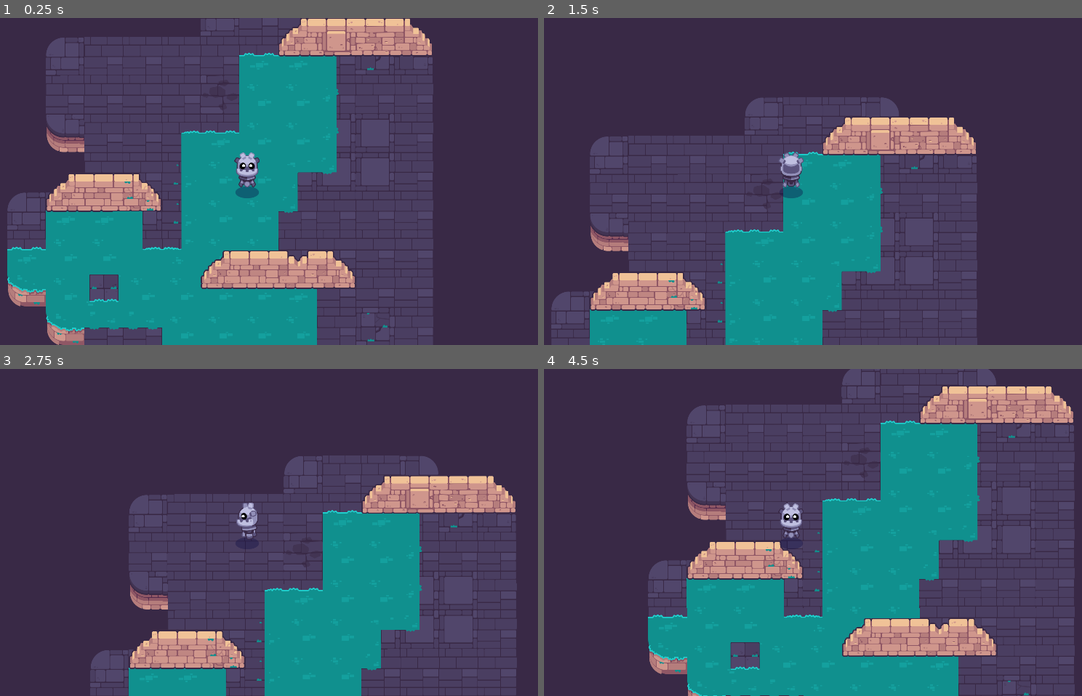
Above: before the commit, frames 1-4 (two rows, left to right).
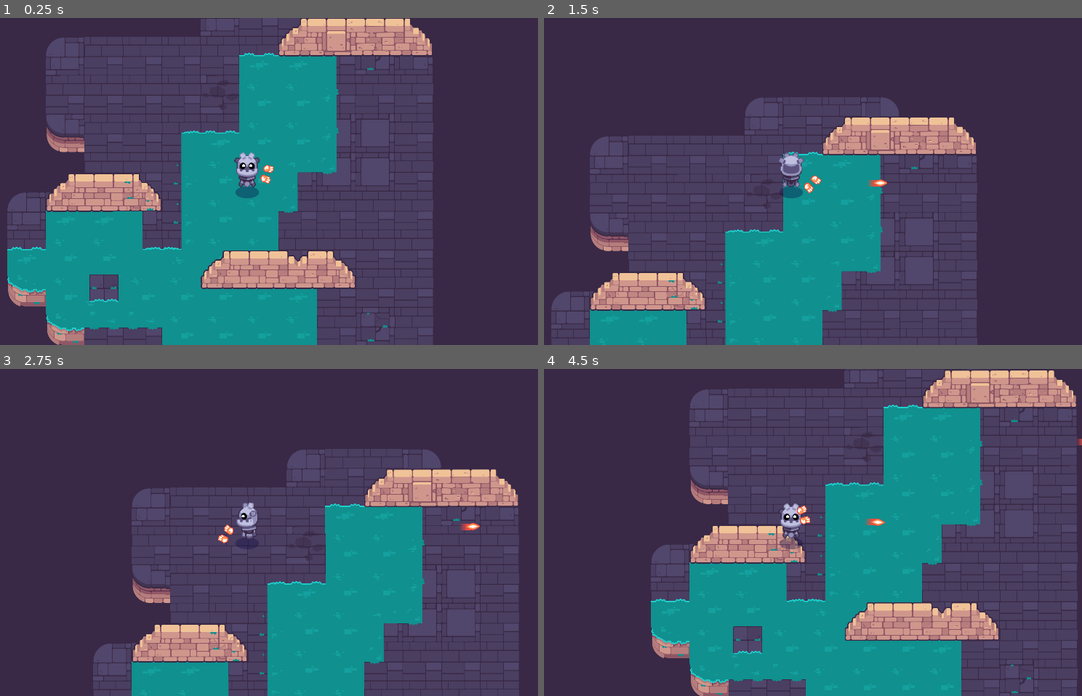
Above: after the commit, the same moments.

Repository: ellaclz/Path-of-Sorcerers-Game
Game: Godot game, scene res://background.tscn
The game is run twice, just before and just after one commit, with the same random seed, the same clock (stepped at 60 frames per second) and the same inputs. This scene is started directly instead of the project's main scene.
Inputs (mouse positions are in pixels of both pictures, inside the frame that each line leads up to):
- Up to frame 1 (0.25 s): no input
- Up to frame 2 (1.5 s): tap Enter at 0.5 s; move the mouse to (764, 246) at 0.52 s; hold W (move_up) 0.53-1.25 s; click (764, 246) at 0.6 s; tap Space at 0.77 s; right-click (764, 246) at 0.8 s; drag from (963, 230) to (764, 246) at 1.27 s
- Up to frame 3 (2.75 s): move the mouse to (75, 483) at 2.02 s; hold A (move_left) from 2.03 s (still down); tap Up (aim_up, bound only after the commit) at 2.1 s; click (75, 483) at 2.3 s
- Up to frame 4 (4.5 s): release A (move_left) at 2.75 s; drag from (818, 532) to (619, 483) at 2.77 s; tap Space at 3.5, 3.77 s; move the mouse to (705, 450) at 3.52 s; hold S (move_down) 3.53-4.25 s; right-click (705, 450) at 3.6 s; click (705, 450) at 3.67 s; tap Up (aim_up, bound only after the commit) at 3.8 s; drag from (920, 516) to (705, 450) at 4.27 s

The runs differ from the first frame. In frame 1, less than 0.1% of the frame differs, in the area x 48-51%, y 44-51%; in frame 2, 0.1%; in frame 3, 12%; in frame 4, 23%, in the area x 19-100%, y 0-100%.

Commit message:
L6 L7 both

Diff:
--- a/M10.twin_stick_workbook/bullet.gd
+++ b/M10.twin_stick_workbook/bullet.gd
@@ -1,15 +1,12 @@
 class_name Bullet extends Area2D
 
-@export var speed := 750
-
-var max_range := 1000.0
-
-var _traveled_distance = 0.0
+@export var speed := 100.0
+@export var max_range := 200.0
+@export var _traveled_distance = 0.0
 
 func _physics_process(delta: float) -> void:
 	var distance := speed * delta
 	var motion := Vector2.RIGHT.rotated(rotation) * distance
-
 	position += motion
 
 	_traveled_distance += distance
--- /dev/null
+++ b/M10.twin_stick_workbook/node.tscn
@@ -0,0 +1,18 @@
+[gd_scene load_steps=5 format=3 uid="uid://ddepj4dpc4x5n"]
+
+[ext_resource type="PackedScene" uid="uid://cu2rb5dl4ljte" path="res://levels/rooms/room_a.tscn" id="1_4n0tm"]
+[ext_resource type="PackedScene" uid="uid://bkw5ln4pbpe1g" path="res://player/character_body_2d.tscn" id="2_1cg7f"]
+[ext_resource type="PackedScene" uid="uid://mi2gifukly3b" path="res://bullet.tscn" id="3_bnn50"]
+[ext_resource type="PackedScene" uid="uid://dr5e60wif1vj6" path="res://weapon.tscn" id="4_086gl"]
+
+[node name="Node" type="Node"]
+
+[node name="RoomA" parent="." instance=ExtResource("1_4n0tm")]
+
+[node name="Player" parent="." instance=ExtResource("2_1cg7f")]
+position = Vector2(752, 220)
+
+[node name="Bullet" parent="." instance=ExtResource("3_bnn50")]
+position = Vector2(791, 219)
+
+[node name="weapon" parent="." instance=ExtResource("4_086gl")]
--- a/M10.twin_stick_workbook/player/character_body_2d.tscn
+++ b/M10.twin_stick_workbook/player/character_body_2d.tscn
@@ -1,9 +1,12 @@
-[gd_scene load_steps=6 format=3 uid="uid://bkw5ln4pbpe1g"]
+[gd_scene load_steps=9 format=3 uid="uid://bkw5ln4pbpe1g"]
 
 [ext_resource type="Script" path="res://player/character_body_2d.gd" id="1_el4rr"]
 [ext_resource type="Texture2D" uid="uid://bw03btxpkxde4" path="res://player/godot_bottom.png" id="1_x4h6u"]
 [ext_resource type="PackedScene" uid="uid://ju8pccnwk60c" path="res://common/shadow.tscn" id="2_dyatv"]
 [ext_resource type="Script" path="res://player/sprite_2d.gd" id="3_bomga"]
+[ext_resource type="Script" path="res://player/weapon_pivot.gd" id="5_02mcw"]
+[ext_resource type="PackedScene" uid="uid://dr5e60wif1vj6" path="res://weapon.tscn" id="5_e142p"]
+[ext_resource type="Texture2D" uid="uid://dekkcmj408pvt" path="res://player/hand_fire.png" id="6_gvn5n"]
 
 [sub_resource type="CircleShape2D" id="CircleShape2D_plyjt"]
 radius = 18.0278
@@ -25,3 +28,26 @@
 position = Vector2(0, 36)
 
 [node name="Camera2D" type="Camera2D" parent="."]
+
+[node name="WeaponPivot" type="Node2D" parent="."]
+script = ExtResource("5_02mcw")
+
+[node name="WeaponAnchor" type="Marker2D" parent="WeaponPivot"]
+unique_name_in_owner = true
+position = Vector2(65, -25)
+rotation = 0.311502
+
+[node name="weapon" parent="WeaponPivot/WeaponAnchor" instance=ExtResource("5_e142p")]
+
+[node name="HandLeft" type="Sprite2D" parent="WeaponPivot/WeaponAnchor"]
+position = Vector2(1, -18)
+rotation = -0.23911
+scale = Vector2(0.656243, 0.682939)
+texture = ExtResource("6_gvn5n")
+
+[node name="HandRight" type="Sprite2D" parent="WeaponPivot/WeaponAnchor"]
+position = Vector2(2, 18)
+rotation = 0.170971
+scale = Vector2(0.670828, 0.696094)
+texture = ExtResource("6_gvn5n")
+flip_v = true
--- /dev/null
+++ b/M10.twin_stick_workbook/player/weapon_pivot.gd
@@ -0,0 +1,22 @@
+extends Node2D
+
+var is_using_gamepad := false
+
+@onready var _weapon_anchor: Marker2D = %WeaponAnchor
+
+func _unhandled_input(event: InputEvent) -> void:
+	if event is InputEventMouseMotion or event is InputEventKey:
+		is_using_gamepad = false
+
+func _process(delta: float) -> void:
+	var aim_direction := Vector2.ZERO
+	if is_using_gamepad:
+		aim_direction = Input.get_vector("aim_left", "aim_right", "aim_up", "move_down")
+	else:
+		aim_direction= global_position.direction_to(get_global_mouse_position())
+	if aim_direction.length() > 0.1:
+		rotation = aim_direction.angle()
+
+	z_index = 3
+	if aim_direction.y < 0.0:
+		z_index = 1
--- a/M10.twin_stick_workbook/project.godot
+++ b/M10.twin_stick_workbook/project.godot
@@ -75,25 +75,47 @@
 move_up={
 "deadzone": 0.5,
 "events": [Object(InputEventKey,"resource_local_to_scene":false,"resource_name":"","device":-1,"window_id":0,"alt_press …(192 unchanged characters)…
-, Object(InputEventKey,"resource_local_to_scene":false,"resource_name":"","device":-1,"window_id":0,"alt_pressed":false,"shift_pressed":false,"ctrl_pressed":false,"meta_pressed":false,"pressed":false,"keycode":0,"physical_keycode":4194320,"key_label":0,"unicode":0,"location":0,"echo":false,"script":null)
 ]
 }
 move_down={
 "deadzone": 0.5,
 "events": [Object(InputEventKey,"resource_local_to_scene":false,"resource_name":"","device":-1,"window_id":0,"alt_press …(192 unchanged characters)…
-, Object(InputEventKey,"resource_local_to_scene":false,"resource_name":"","device":-1,"window_id":0,"alt_pressed":false,"shift_pressed":false,"ctrl_pressed":false,"meta_pressed":false,"pressed":false,"keycode":0,"physical_keycode":4194322,"key_label":0,"unicode":0,"location":0,"echo":false,"script":null)
 ]
 }
 move_right={
 "deadzone": 0.5,
 "events": [Object(InputEventKey,"resource_local_to_scene":false,"resource_name":"","device":-1,"window_id":0,"alt_press …(192 unchanged characters)…
-, Object(InputEventKey,"resource_local_to_scene":false,"resource_name":"","device":-1,"window_id":0,"alt_pressed":false,"shift_pressed":false,"ctrl_pressed":false,"meta_pressed":false,"pressed":false,"keycode":0,"physical_keycode":4194321,"key_label":0,"unicode":0,"location":0,"echo":false,"script":null)
 ]
 }
 move_left={
 "deadzone": 0.5,
 "events": [Object(InputEventKey,"resource_local_to_scene":false,"resource_name":"","device":-1,"window_id":0,"alt_press …(191 unchanged characters)…
-, Object(InputEventKey,"resource_local_to_scene":false,"resource_name":"","device":-1,"window_id":0,"alt_pressed":false,"shift_pressed":false,"ctrl_pressed":false,"meta_pressed":false,"pressed":false,"keycode":0,"physical_keycode":4194319,"key_label":0,"unicode":0,"location":0,"echo":false,"script":null)
+]
+}
+shoot={
+"deadzone": 0.5,
+"events": [Object(InputEventMouseButton,"resource_local_to_scene":false,"resource_name":"","device":-1,"window_id":0,"alt_pressed":false,"shift_pressed":false,"ctrl_pressed":false,"meta_pressed":false,"button_mask":1,"position":Vector2(626, 20),"global_position":Vector2(645, 111),"factor":1.0,"button_index":1,"canceled":false,"pressed":true,"double_click":false,"script":null)
+, Object(InputEventKey,"resource_local_to_scene":false,"resource_name":"","device":-1,"window_id":0,"alt_pressed":false,"shift_pressed":false,"ctrl_pressed":false,"meta_pressed":false,"pressed":false,"keycode":0,"physical_keycode":32,"key_label":0,"unicode":32,"location":0,"echo":false,"script":null)
+]
+}
+aim_left={
+"deadzone": 0.5,
+"events": [Object(InputEventMouseButton,"resource_local_to_scene":false,"resource_name":"","device":-1,"window_id":0,"alt_pressed":false,"shift_pressed":false,"ctrl_pressed":false,"meta_pressed":false,"button_mask":0,"position":Vector2(0, 0),"global_position":Vector2(0, 0),"factor":1.0,"button_index":1,"canceled":false,"pressed":false,"double_click":false,"script":null)
+]
+}
+aim_right={
+"deadzone": 0.5,
+"events": [Object(InputEventMouseButton,"resource_local_to_scene":false,"resource_name":"","device":-1,"window_id":0,"alt_pressed":false,"shift_pressed":false,"ctrl_pressed":false,"meta_pressed":false,"button_mask":0,"position":Vector2(0, 0),"global_position":Vector2(0, 0),"factor":1.0,"button_index":2,"canceled":false,"pressed":false,"double_click":false,"script":null)
+]
+}
+aim_up={
+"deadzone": 0.5,
+"events": [Object(InputEventKey,"resource_local_to_scene":false,"resource_name":"","device":0,"window_id":0,"alt_pressed":false,"shift_pressed":false,"ctrl_pressed":false,"meta_pressed":false,"pressed":false,"keycode":0,"physical_keycode":4194320,"key_label":0,"unicode":0,"location":0,"echo":false,"script":null)
+]
+}
+aim_down={
+"deadzone": 0.5,
+"events": [Object(InputEventKey,"resource_local_to_scene":false,"resource_name":"","device":0,"window_id":0,"alt_pressed":false,"shift_pressed":false,"ctrl_pressed":false,"meta_pressed":false,"pressed":false,"keycode":0,"physical_keycode":4194322,"key_label":0,"unicode":0,"location":0,"echo":false,"script":null)
 ]
 }
 
--- /dev/null
+++ b/M10.twin_stick_workbook/weapon.gd
@@ -0,0 +1,20 @@
+class_name weapon extends Node2D
+
+@export var bullet_scene: PackedScene = preload("res://bullet.tscn")
+
+@export_range(0.0, 360.0, 1.0, "radians_as_degrees") var random_angle := PI / 12.0
+@export_range(100.0, 2000.0, 1.0) var max_range := 2000.0
+@export_range(100.0, 3000.0, 1.0) var max_bullet_speed := 1500.0
+
+func _physics_process(delta: float) -> void:
+	if Input.is_action_just_pressed("shoot"):
+		shoot()
+
+func shoot() -> void:
+	var bullet: Node = bullet_scene.instantiate()
+	get_tree().current_scene.add_child(bullet)
+	bullet.global_position = global_position
+	bullet.global_rotation = global_rotation
+	bullet.max_range = max_range
+	bullet.speed = max_bullet_speed
+	bullet.rotation = randf_range(-random_angle / 5.0, random_angle / 5.0)
--- /dev/null
+++ b/M10.twin_stick_workbook/weapon.tscn
@@ -0,0 +1,6 @@
+[gd_scene load_steps=2 format=3 uid="uid://dr5e60wif1vj6"]
+
+[ext_resource type="Script" path="res://weapon.gd" id="1_dksmi"]
+
+[node name="weapon" type="Node2D"]
+script = ExtResource("1_dksmi")
